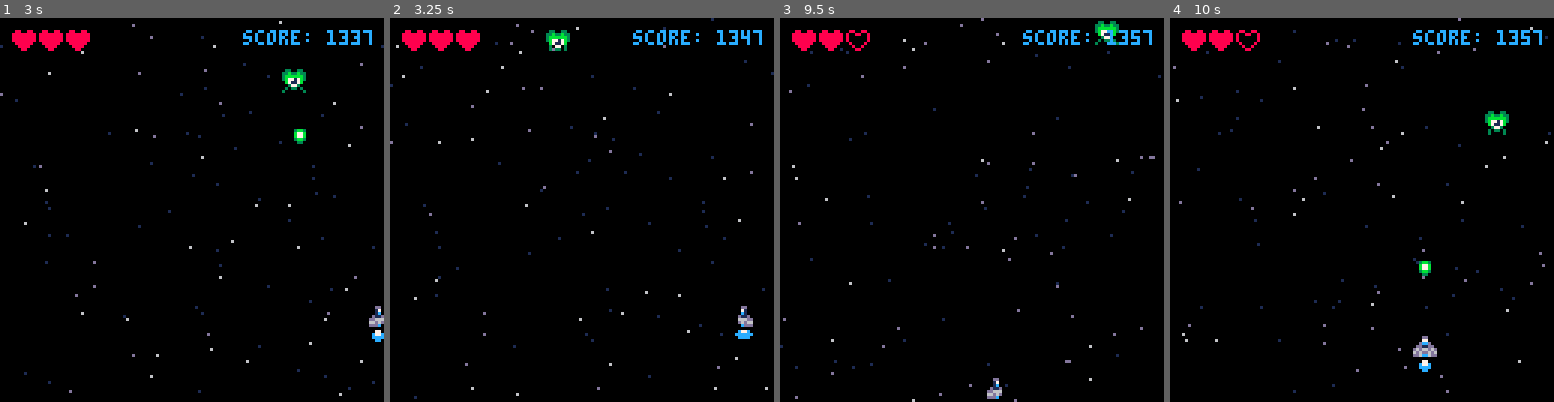
Above: before the commit, frames 1-4 (left to right).
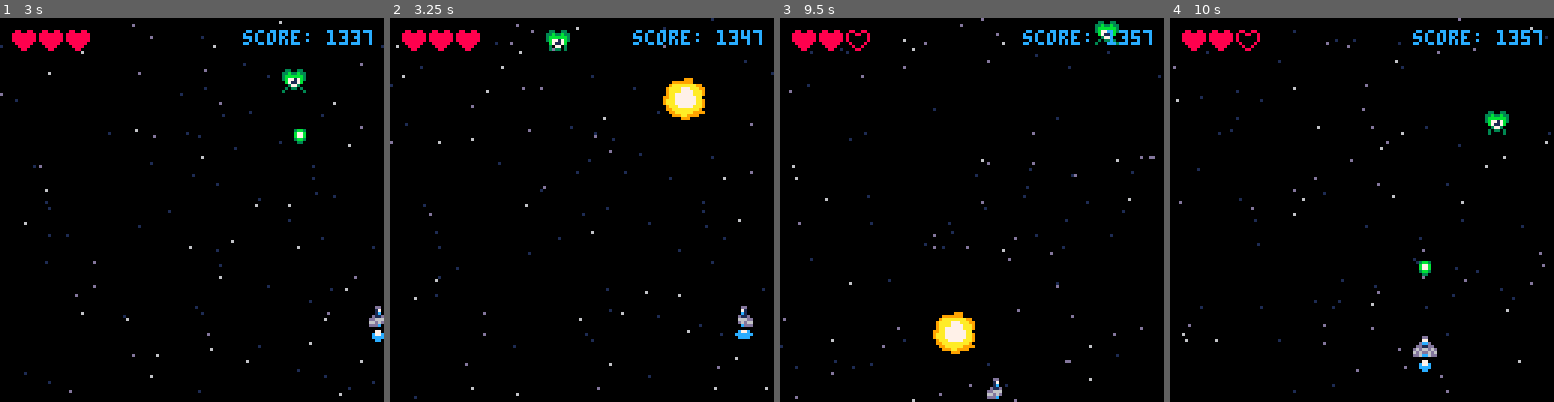
Above: after the commit, the same moments.

Repository: salty-max/cherry-bomb
Game: PICO-8 cartridge cherry.p8
Two runs of this game, one before a commit and one after it. Both use one fixed random seed, a clock stepped at 60 frames per second and the inputs below.
Inputs:
- Up to frame 1 (3 s): tap X (X key) at 0.33, 1.07, 1.85, 2.97 s; tap O (Z key) at 0.7, 1.7, 2.1, 2.5, 2.9 s; hold Right 1.6-2.1 s; hold Up 2.15-2.42 s; hold Right from 2.47 s (still down)
- Up to frame 2 (3.25 s): release Right at 3.03 s; hold Left from 3.08 s (still down)
- Up to frame 3 (9.5 s): tap O (Z key) every 0.4 s from 3.3 to 9.3 s; release Left at 3.58 s; hold Down 3.63-3.97 s; hold Right 4.02-4.68 s; tap X (X key) every 1.12 s from 4.08 to 8.55 s; hold Up 4.73-5.03 s; hold Left 5.08-5.68 s; hold Down 5.73-6.03 s; hold Right 6.08-6.58 s; hold Right 6.63-7.13 s; hold Up 7.18-7.45 s; hold Right 7.5-8.07 s; hold Left 8.12-8.62 s; hold Down 8.67-9 s; hold Right from 9.05 s (still down)
- Up to frame 4 (10 s): tap X (X key) at 9.67 s; tap O (Z key) at 9.7 s; release Right at 9.72 s; hold Up from 9.77 s (still down)

Frame 1 is identical in both runs. In frame 2, 0.9% of the frame differs, in the area x 71-83%, y 15-27%; in frame 3, 0.9%; in frame 4, nothing differs.

Commit message:
feat: mobs go boom boom

Diff:
--- a/cherry.p8
+++ b/cherry.p8
@@ -51,21 +51,21 @@
 00888800008008000000000000000000000000000000000000000000000000000000000000000000000000000000000000000000000000000000000000000000
 00088000000880000000000000000000000000000000000000000000000000000000000000000000000000000000000000000000000000000000000000000000
 00000000000000000000000000000000000000000000000000000000000000000000000000000000000000000000000000000000000000000000000000000000
-00000000000000000000000000000000000000000000000000000000000000000000000000000000000000000000000000000000000000000000000000000000
-00000000000000000000000000000000000000000000000000000000000000000000000000000000000000000000000000000000000000000000000000000000
-00000000000000000000000000000000000000000000000000000000000000000000000000000000000000000000000000000000000000000000000000000000
-00000000000000000000000000000000000000000000000000000000000000000000000000000000000000000000000000000000000000000000000000000000
-00000000000000000000000000000000000000000000000000000000000000000000000000000000000000000000000000000000000000000000000000000000
-00000000000000000000000000000000000000000000000000000000000000000000000000000000000000000000000000000000000000000000000000000000
-00000000000000000000000000000000000000000000000000000000000000000000000000000000000000000000000000000000000000000000000000000000
-00000000000000000000000000000000000000000000000000000000000000000000000000000000000000000000000000000000000000000000000000000000
-00000000000000000000000000000000000000000000000000000000000000000000000000000000000000000000000000000000000000000000000000000000
-00000000000000000000000000000000000000000000000000000000000000000000000000000000000000000000000000000000000000000000000000000000
-00000000000000000000000000000000000000000000000000000000000000000000000000000000000000000000000000000000000000000000000000000000
-00000000000000000000000000000000000000000000000000000000000000000000000000000000000000000000000000000000000000000000000000000000
-00000000000000000000000000000000000000000000000000000000000000000000000000000000000000000000000000000000000000000000000000000000
-00000000000000000000000000000000000000000000000000000000000000000000000000000000000000000000000000000000000000000000000000000000
-00000000000000000000000000000000000000000000000000000000000000000000000000000000000000000000000000000000000000000000000000000000
+00000000000000000000000000000000000000500000000000000000000000000000000000000000000000000000000000000000000000000000000000000000
+00000000000000000000000099900000000005555550505000000005050550000000000500000000000000000000000000000000000000000000000000000000
+00000000007000000000999999900000050055222222500000050055555250000000000555050000000000000000000000000000000000000000000000000000
+00070000000007000009aaaaaaaa9900005022888888250000505555885555500000000550055000000000000000000000000000000000000000000000000000
+0000770aaa900000009aaaa777aaa990005288899998825000555222985555000000000000055000000000000000000000000000000000000000000000000000
+0000007777aa0000009aaaa7777aaa9005228999aaa9825000225552222585000005550000000550000000000000000000000000000000000000000000000000
+00000a7777770700009aa777777aaa9000228a9a7aa9822500522522222885500005550000055550000000000000000000000000000000000000000000000000
+0000a7777777a000099aa7777777aa00052889a777a9882500555229552888500000500000555550000000000000000000000000000000000000000000000000
+000097777777a00009aaa7777777aa9005289aa77aa9882000059229928285500000000000555500000000000000000000000000000000000000000000000000
+000007777777a00009aaa7777777aa9000289aaaaaa9885000559528855225000000000550555500000000000000000000000000000000000000000000000000
+00770777777a7000009aaa77777aaa900058899a9999885000558958529985500000000550000000000000000000000000000000000000000000000000000000
+000000777aa007000099aaaaaaaaa900005588999988225000555259528825500550000000000000000000000000000000000000000000000000000000000000
+000070000000000000099aaaaaa99990005528888222255000052525825255000555550000555500000000000000000000000000000000000000000000000000
+00000007007000000000999aa9999000000055522250550000005555555550000555555000555500000000000000000000000000000000000000000000000000
+00000000007000000000000999000000055050555005500000005550500500000005500000555000000000000000000000000000000000000000000000000000
 00000000000000000000000000000000000000000000000000000000000000000000000000000000000000000000000000000000000000000000000000000000
 00000000000000000000000000000000000000000000000000000000000000000000000000000000000000000000000000000000000000000000000000000000
 00000000000000000000000000000000000000000000000000000000000000000000000000000000000000000000000000000000000000000000000000000000
--- a/src/draw.lua
+++ b/src/draw.lua
@@ -4,6 +4,7 @@
   draw_ship()
   draw_mobs()
   draw_bullets()
+  draw_explos()
   draw_ui()
 end
 
@@ -75,6 +76,17 @@
   end
 end
 
+function draw_explos()
+  for ex in all(explos) do
+    ex.age += 0.2
+    spr(80 + flr(ex.age) * 2, ex.x, ex.y, 2, 2)
+
+    if ex.age > 5 then
+      del(explos, ex)
+    end
+  end
+end
+
 function draw_menu()
   cls(0)
   draw_starfield()
--- a/src/juice.lua
+++ b/src/juice.lua
@@ -7,3 +7,11 @@
     })
   end
 end
+
+function explode(x, y)
+  add(explos, {
+    x = x,
+    y = y,
+    age = 0,
+  })
+end
--- a/src/main.lua
+++ b/src/main.lua
@@ -34,6 +34,8 @@
   mobs= {}
   spawn_mob()
 
+  explos = {}
+
   score = 1337
   lives = 3
   max_lives = 3
--- a/src/update.lua
+++ b/src/update.lua
@@ -69,6 +69,7 @@
       sfx(2)
       del(mobs, m)
       score += 10
+      explode(m.x - 4, m.y - 4)
       spawn_mob()
     end
 
